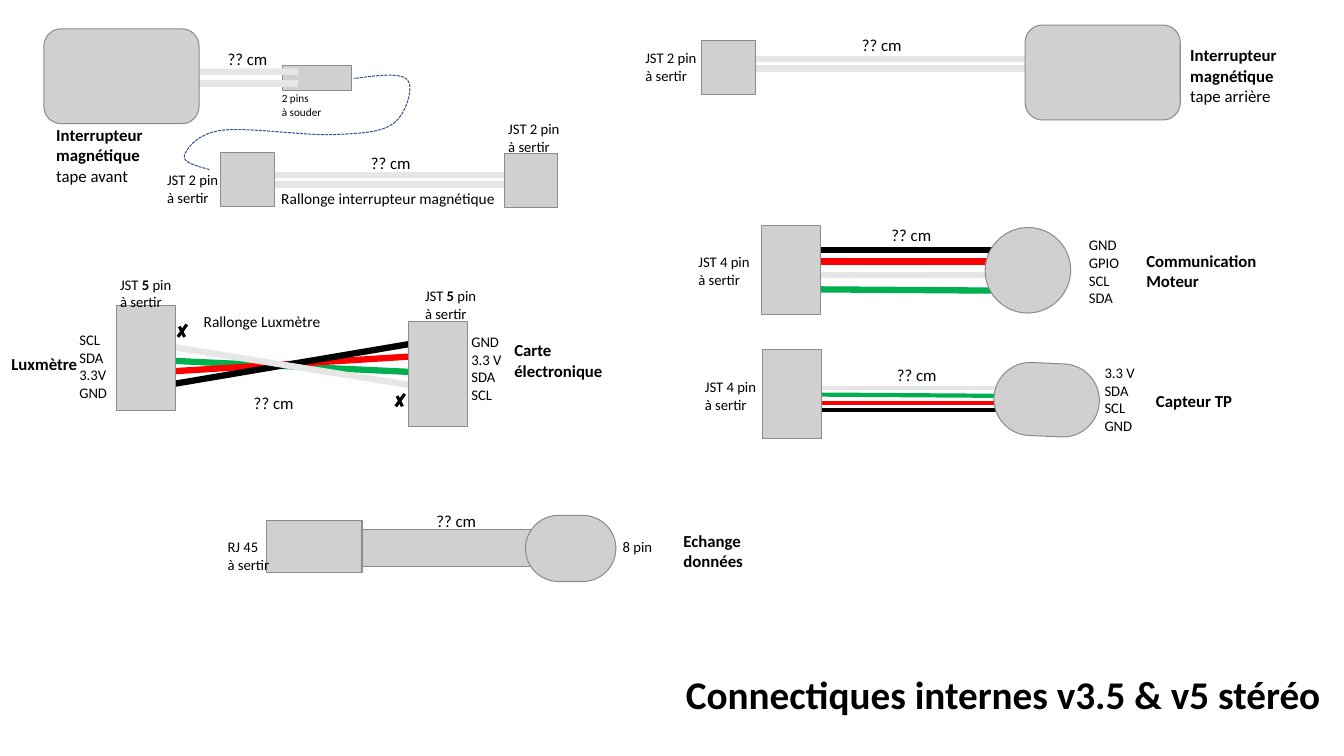
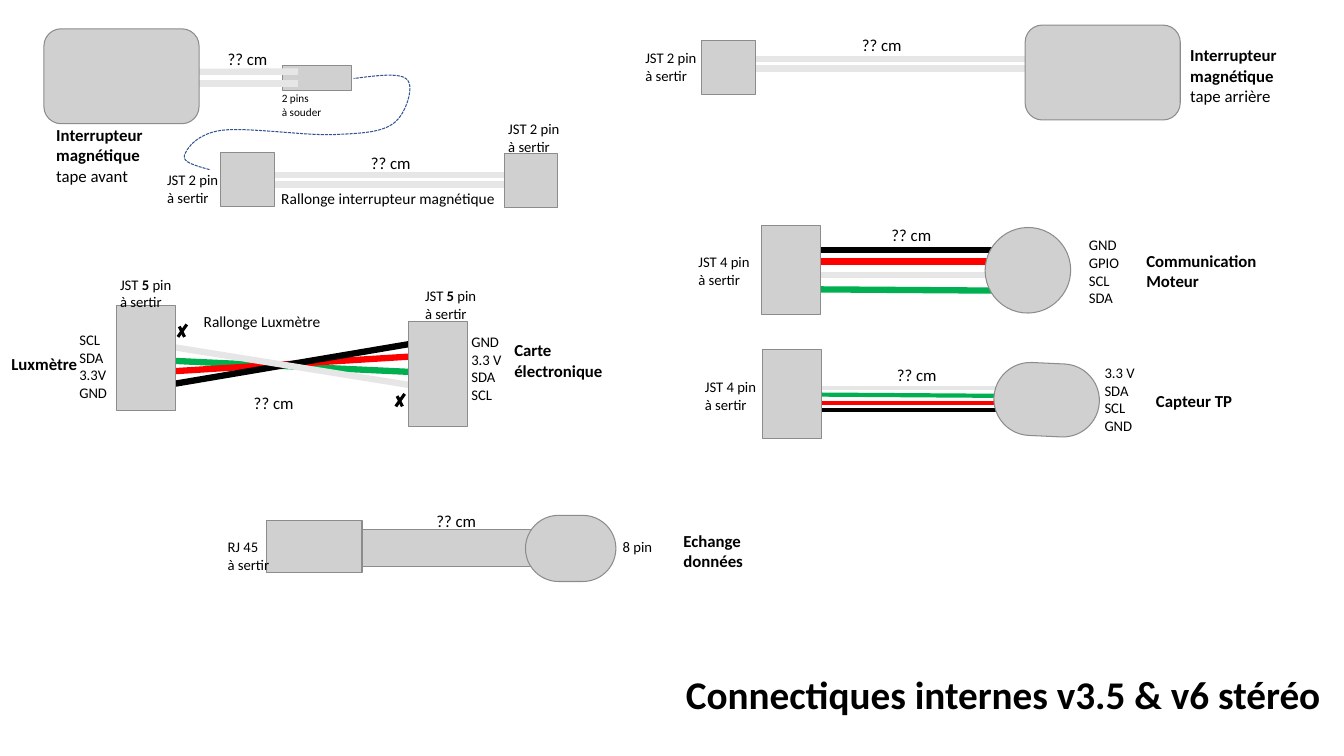
Before and after one commit to KonkArLab/KOSMOS, a slide deck: slide 5 of docs/doc/kosmosV5/CablageCaissons.pptx. Drawn at 1344x756 pixels with LibreOffice and Linux fonts; fonts in the diff are those of the drawing; grey boxes stand for pictures. Boxes give left, top, right and bottom in pixels: in the first picture for what was removed or moved away, otherwise in the second. Text is boxed around its words. In the diff, an @@ line names an element or a change of style, - is before the commit and + after.

```diff
--- a/docs/doc/kosmosV5/CablageCaissons.pptx
+++ b/docs/doc/kosmosV5/CablageCaissons.pptx
@@ text at <box>686,681,1320,715</box>: text changed @@
-Connectiques internes v3.5 & v5 stéréo
+Connectiques internes v3.5 & v6 stéréo
```
Also in this commit, not shown: 3 other slides changed, 57 other files.
